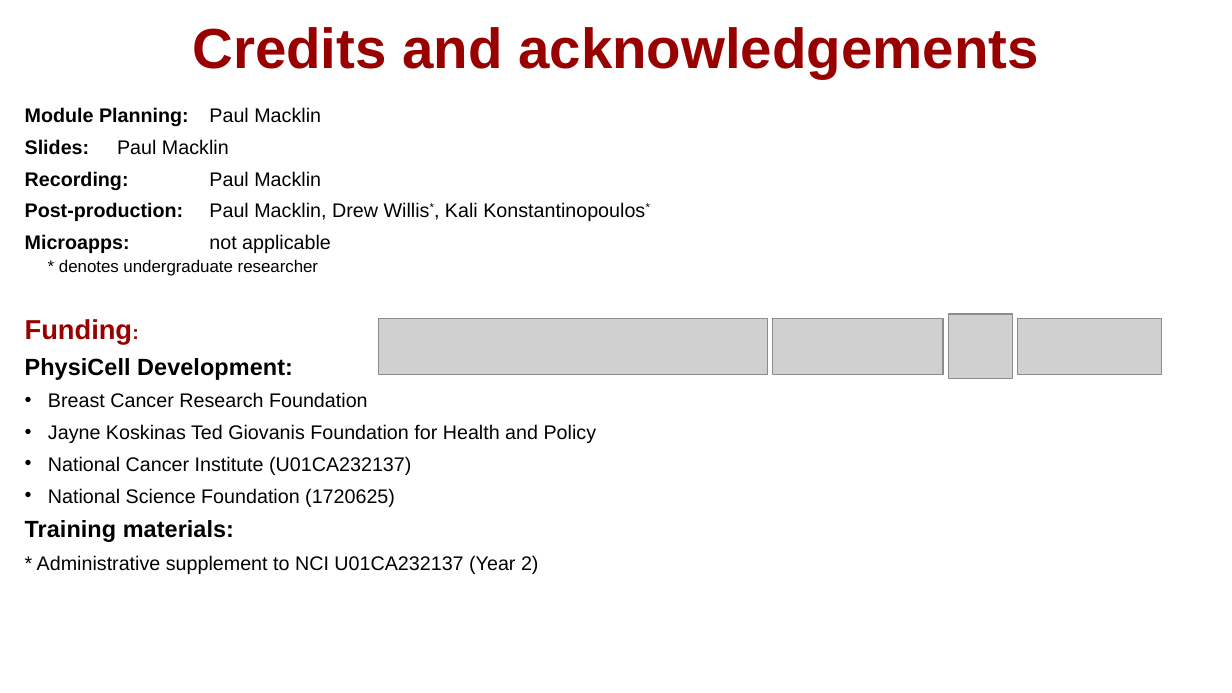
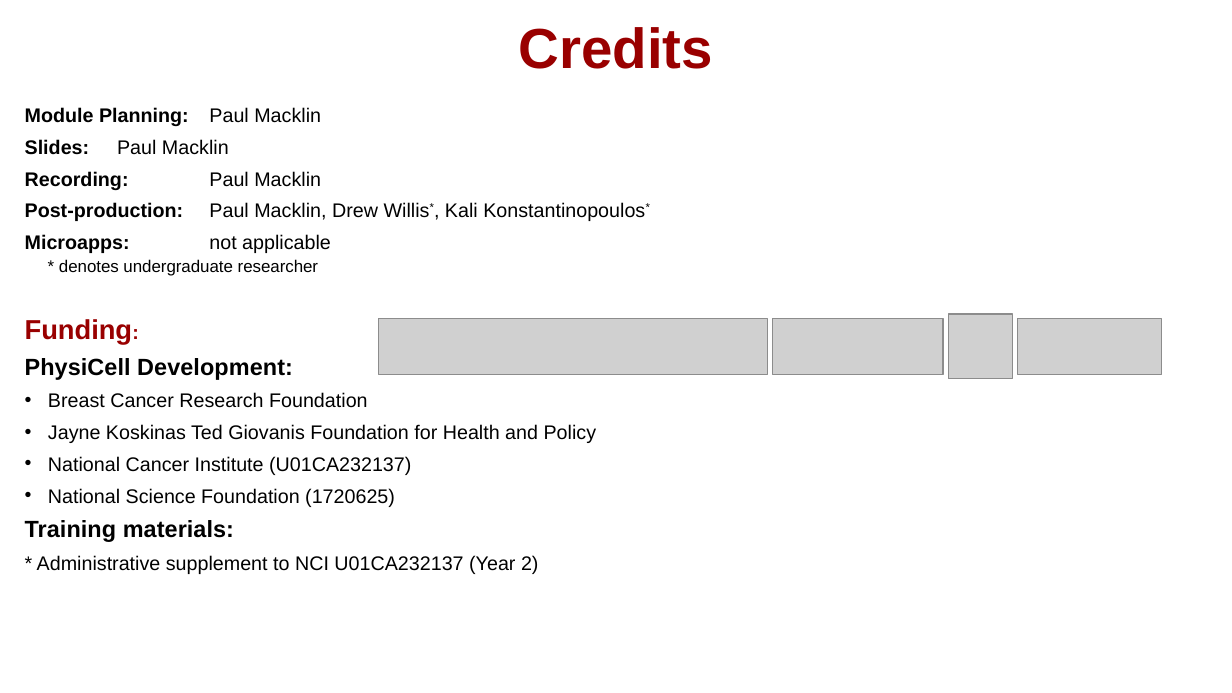
Before and after one commit to physicell-training/00-What-you-need, a slide deck: slide 9 of pptx_source/01-What-you-need.pptx. Drawn at 1232x693 pixels with LibreOffice and Linux fonts; fonts in the diff are those of the drawing; grey boxes stand for pictures; background and template pictures are left out. Boxes give left, top, right and bottom in pixels: in the first picture for what was removed or moved away, otherwise in the second. Text is boxed around its words. In the diff, an @@ line names an element or a change of style, - is before the commit and + after.

```diff
--- a/pptx_source/01-What-you-need.pptx
+++ b/pptx_source/01-What-you-need.pptx
@@ title at (519, 27, 713, 69): text changed @@
-Credits and acknowledgements
+Credits
```
Also in this commit, not shown: 1 other slide changed.
